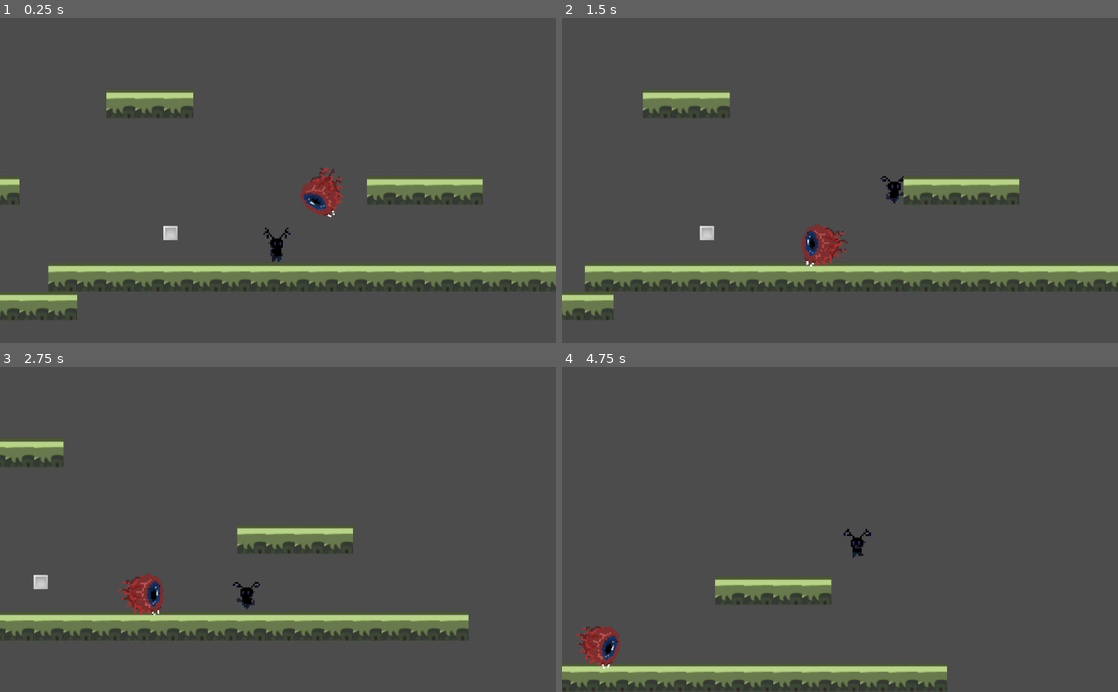
Above: before the commit, frames 1-4 (two rows, left to right).
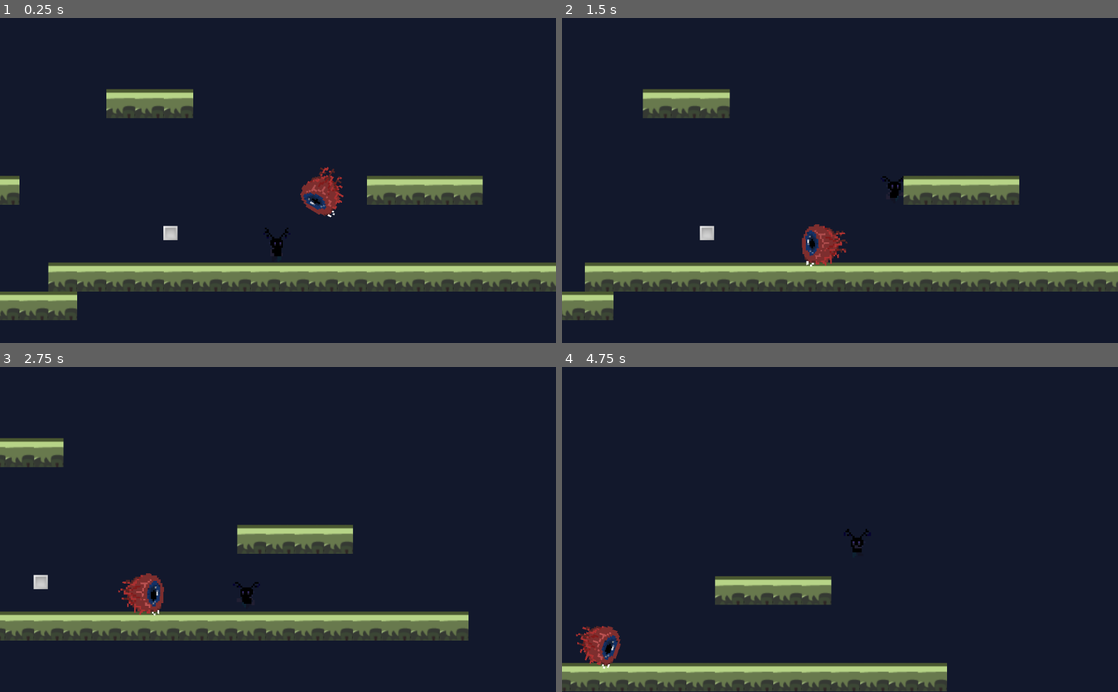
Above: after the commit, the same moments.

Repository: RPI-GameJamTeam/GodotProject
Game: Godot game, scene res://Scenes/MainScene.tscn
Two runs of this game, one before a commit and one after it. Both use one fixed random seed, a clock stepped at 60 frames per second and the inputs below.
Inputs:
- Up to frame 1 (0.25 s): no input
- Up to frame 2 (1.5 s): hold D (right) from 0.53 s (still down); tap Shift (dash) at 0.6, 1.35 s; tap Space (jump) at 0.77 s
- Up to frame 3 (2.75 s): tap Space (jump) at 1.52 s; release D (right) at 2.03 s; hold A (left) from 2.03 s (still down); tap Shift (dash) at 2.1 s
- Up to frame 4 (4.75 s): release A (left) at 2.78 s; hold D (right) 2.78-4.28 s; tap Shift (dash) at 2.85, 3.6, 4.35 s; tap Space (jump) at 3.02, 3.77, 4.52 s; hold A (left) from 4.28 s (still down)

The runs differ from the first frame. In frame 1, 86% of the frame differs, in the area x 0-100%, y 0-100%; in frame 2, 86%; in frame 3, 89%; in frame 4, 91%.

Commit message:
add ui sprite

Diff:
--- /dev/null
+++ b/Game Jam/Scripts/HUD.gd
@@ -0,0 +1,16 @@
+extends Control
+
+
+# Declare member variables here. Examples:
+# var a = 2
+# var b = "text"
+
+
+# Called when the node enters the scene tree for the first time.
+func _ready():
+	pass # Replace with function body.
+
+
+# Called every frame. 'delta' is the elapsed time since the previous frame.
+#func _process(delta):
+#	pass
--- /dev/null
+++ b/Game Jam/UI/HUD.tscn
@@ -0,0 +1,23 @@
+[gd_scene load_steps=3 format=2]
+
+[ext_resource path="res://Asset/UI/UI_health.png" type="Texture" id=1]
+[ext_resource path="res://Asset/UI/UI_rect.png" type="Texture" id=2]
+
+[node name="HUD" type="Control"]
+anchor_right = 1.0
+anchor_bottom = 1.0
+__meta__ = {
+"_edit_use_anchors_": false
+}
+
+[node name="TextureProgress" type="TextureProgress" parent="."]
+margin_right = 40.0
+margin_bottom = 40.0
+rect_scale = Vector2( 5.18462, 5.18462 )
+value = 50.0
+texture_over = ExtResource( 1 )
+texture_progress = ExtResource( 2 )
+fill_mode = 3
+__meta__ = {
+"_edit_use_anchors_": false
+}
--- a/Game Jam/project.godot
+++ b/Game Jam/project.godot
@@ -13,6 +13,29 @@
 config/name="Game_Jam_10.1"
 run/main_scene="res://Scenes/MainScene.tscn"
 config/icon="res://icon.png"
+
+[importer_defaults]
+
+texture={
+"compress/bptc_ldr": 0,
+"compress/hdr_mode": 0,
+"compress/lossy_quality": 0.7,
+"compress/mode": 0,
+"compress/normal_map": 0,
+"detect_3d": true,
+"flags/anisotropic": false,
+"flags/filter": false,
+"flags/mipmaps": false,
+"flags/repeat": 0,
+"flags/srgb": 2,
+"process/HDR_as_SRGB": false,
+"process/fix_alpha_border": true,
+"process/invert_color": false,
+"process/premult_alpha": false,
+"size_limit": 0,
+"stream": false,
+"svg/scale": 1.0
+}
 
 [input]
 
@@ -53,4 +76,5 @@
 
 [rendering]
 
+environment/default_clear_color=Color( 0.0745098, 0.0980392, 0.176471, 1 )
 environment/default_environment="res://default_env.tres"
Binary file changed: Game Jam/Asset/UI/UI_health.png
Binary file added: Game Jam/Asset/UI/UI_rect.png
Not shown, added: Game Jam/Asset/UI/UI_rect.png.import
